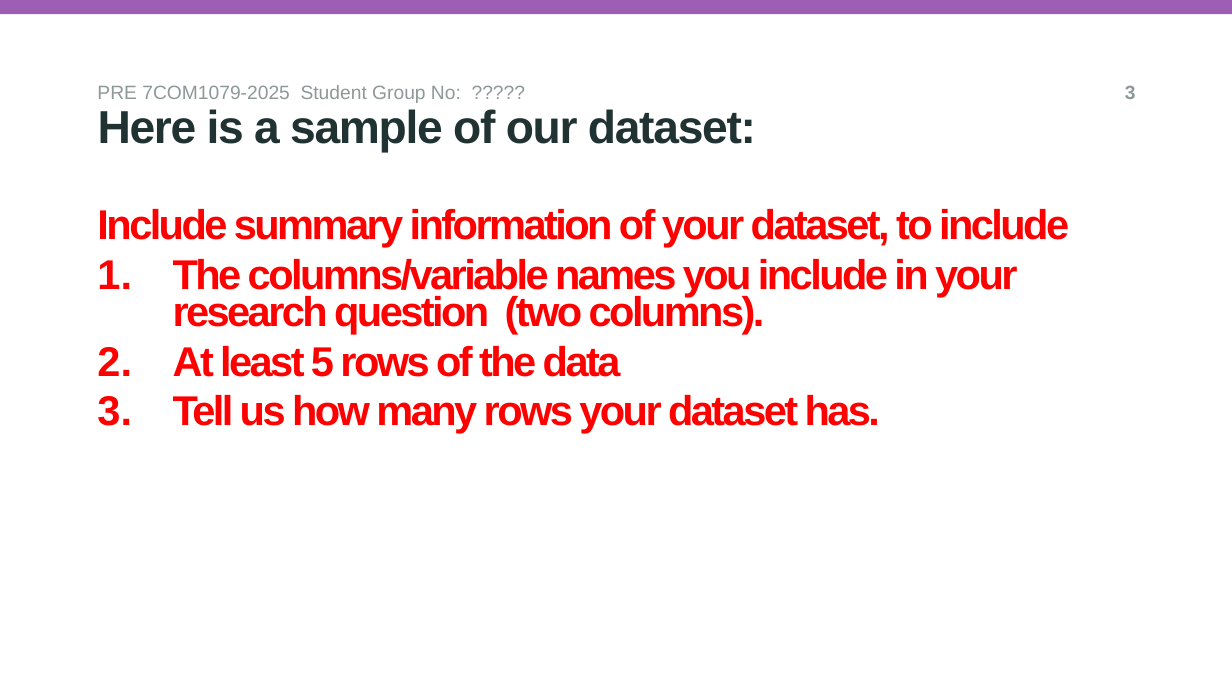
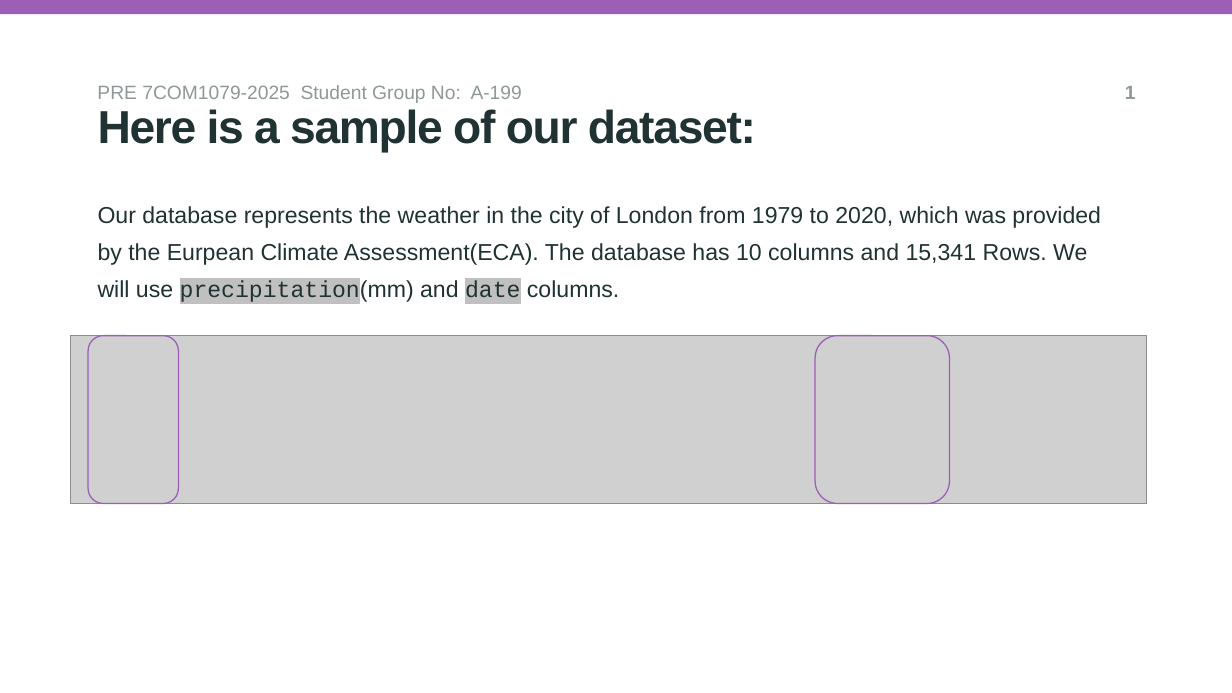
Before and after one commit to oc24aan/group-assignment-7COM1079, a slide deck: slide 2 of reseach_question_presentation_template.pptx. Drawn at 1232x693 pixels with LibreOffice and Linux fonts; fonts in the diff are those of the drawing; grey boxes stand for pictures; background and template pictures are left out. Boxes give left, top, right and bottom in pixels: in the first picture for what was removed or moved away, otherwise in the second. Text is boxed around its words. In the diff, an @@ line names an element or a change of style, - is before the commit and + after.

Commit message:
Research Question selected and Presentation created.

```diff
--- a/reseach_question_presentation_template.pptx
+++ b/reseach_question_presentation_template.pptx
@@ text at box(97, 85, 522, 103): text changed @@
-PRE 7COM1079-2025 Student Group No: ?????
+PRE 7COM1079-2025 Student Group No: A-199
@@ text at box(1125, 86, 1136, 99): text changed @@
-3
+1
@@ title at box(98, 206, 1101, 304): text changed; size 32.4 to 18 pt; text colour #FF0000 to #203232; bold off @@
-Include summary information of your dataset, to include
-1. The columns/variable names you include in your research question (two columns).
-2. At least 5 rows of the data
-3. Tell us how many rows your dataset has.
+Our database represents the weather in the city of London from 1979 to 2020, which was provided by the Eurpean Climate Assessment(ECA). The database has 10 columns and 15,341 Rows. We will use precipitation(mm) and date columns.
@@ picture added at box(70, 335, 1147, 504) @@
@@ rounded rectangle added at box(88, 335, 178, 504), outline #9C5FB5 1 pt @@
@@ rounded rectangle added at box(815, 335, 949, 504), outline #9C5FB5 1 pt @@
```
Also in this commit, not shown: 3 other slides changed, 1 slide removed, 1 other file.
